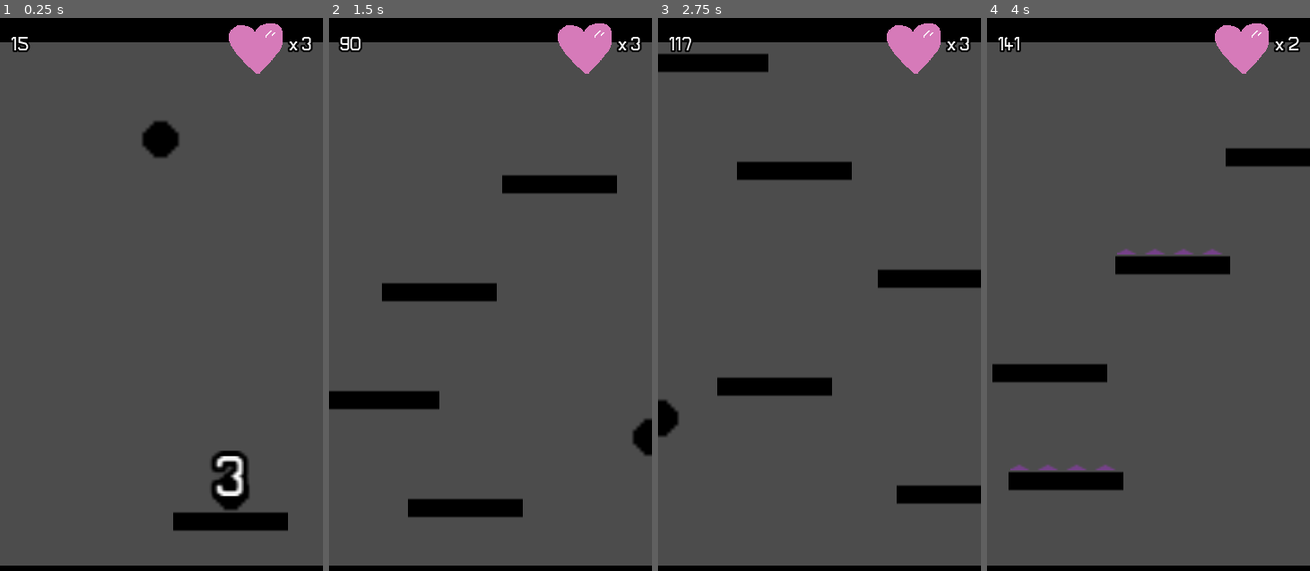
Above: before the commit, frames 1-4 (left to right).
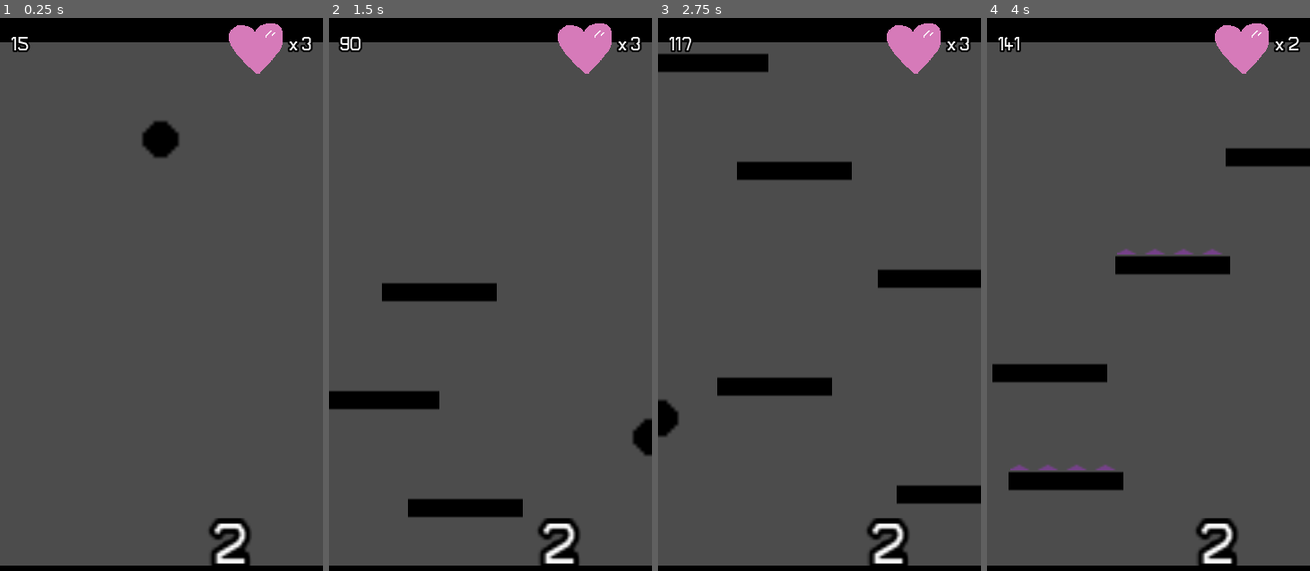
Above: after the commit, the same moments.

Repository: fralcalde/RapidRoll
Game: Godot game, scene res://Scenes/Main.tscn
The game is run twice, just before and just after one commit, with the same random seed, the same clock (stepped at 60 frames per second) and the same inputs.
Inputs:
- Up to frame 1 (0.25 s): no input
- Up to frame 2 (1.5 s): hold Right (ui_right) from 0.53 s (still down)
- Up to frame 3 (2.75 s): release Right (ui_right) at 2.03 s; hold Left (ui_left) from 2.03 s (still down)
- Up to frame 4 (4 s): release Left (ui_left) at 2.78 s; hold Right (ui_right) from 2.78 s (still down)

The runs differ from the first frame. In frame 1, 2.7% of the frame differs, in the area x 53-90%, y 78-100%; in frame 2, 2.0%; in frame 3, 0.9%; in frame 4, 0.9%.
Error after the commit: Parse Error: The identifier "GameEvents" isn't declared in the current scope. (res://Scripts/Platforms/PlataformPlayerSpawner.gd:20)

Commit message:
PlatformPlayerSpawner usar bus de eventos

Diff:
--- a/Scripts/Platforms/PlataformPlayerSpawner.gd
+++ b/Scripts/Platforms/PlataformPlayerSpawner.gd
@@ -6,6 +6,7 @@
 
 
 onready var anim_player = $AnimationPlayer
+onready var player_sprite = $PlayerSpawn
 
 
 # Called when the node enters the scene tree for the first time.
@@ -15,4 +16,5 @@
 
 func _on_AnimationPlayer_animation_finished(anim_name):
 	if anim_name == 'COUNTDOWN':
-		emit_signal('spawn_player', $PlayerSpawn.global_position)
+		emit_signal('spawn_player', player_sprite.global_position)
+		GameEvents.spawn_player(player_sprite.global_position)
